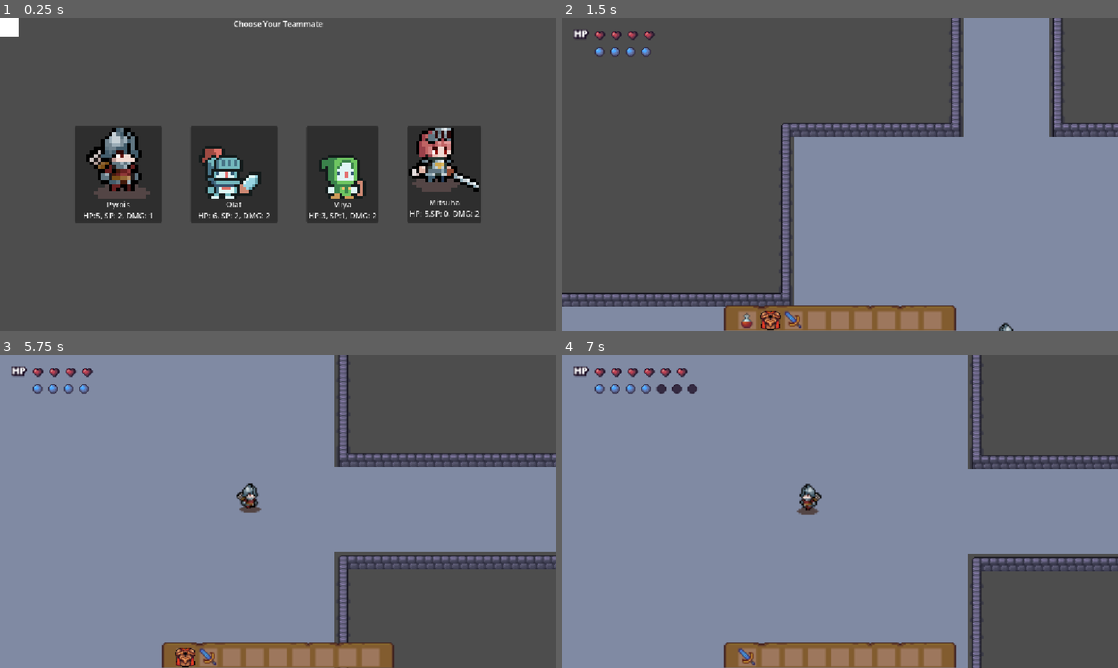
Above: before the commit, frames 1-4 (two rows, left to right).
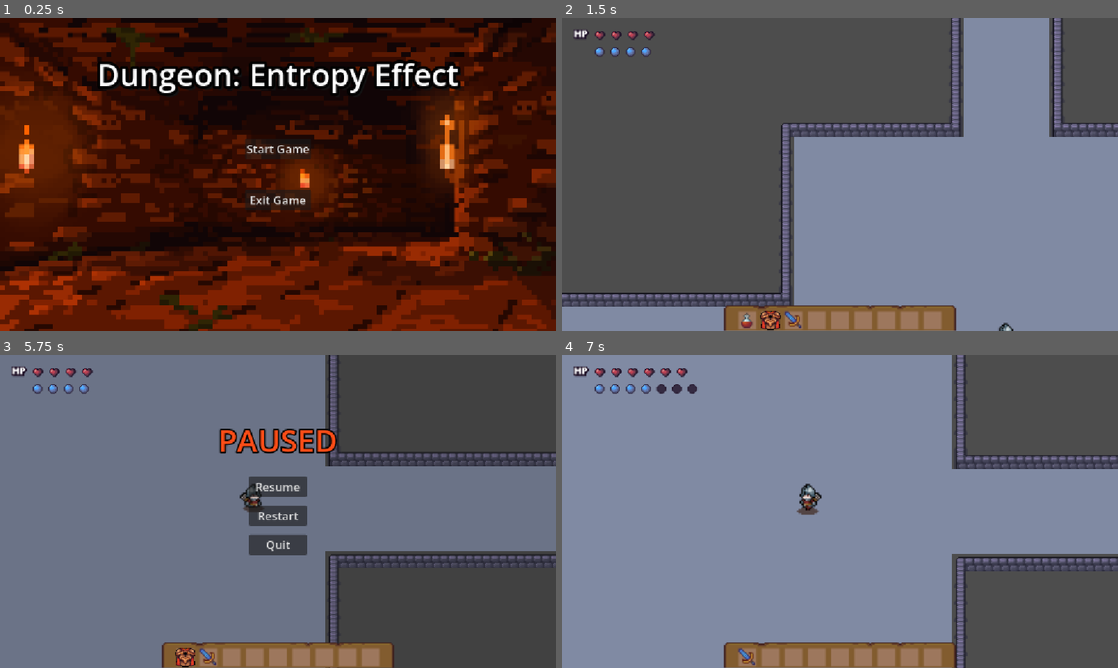
Above: after the commit, the same moments.

Repository: Gumaisme2005/Keep-Fighting-And-Earning
Game: Godot game, scene res://Menu/main menu/main_menu.tscn
Same seed, same stepped clock (60 frames per second), same inputs: the game is played once before the commit and once after it. Before the commit the project starts from res://Scene/UI/CharacterSelect.tscn.
Inputs (mouse positions are in pixels of both pictures, inside the frame that each line leads up to):
- Up to frame 1 (0.25 s): no input
- Up to frame 2 (1.5 s): click (840, 149) at 0.5 s, where only the run after the commit has a clickable "Start Game"; click "Pyrois HP:5, SP: 2, DMG: 1" at 1.25 s
- Up to frame 3 (5.75 s): tap Enter at 2 s; move the mouse to (400, 495) at 2.02 s; hold D (move_right) 2.03-2.78 s; click (400, 495) at 2.1 s; move the mouse to (166, 527) at 2.77 s; hold S (move_down) 2.78-3.53 s; tap 1 at 2.85 s; move the mouse to (333, 442) at 3.52 s; hold D (move_right) 3.53-4.28 s; tap 9 at 3.6 s; move the mouse to (250, 574) at 4.27 s; hold W (move_up) 4.28-5.03 s; tap E at 4.35 s; move the mouse to (444, 558) at 5.02 s; hold A (move_left) from 5.03 s (still down); click (444, 558) at 5.1 s; tap Escape (esc, bound only after the commit) at 5.65 s
- Up to frame 4 (7 s): release A (move_left) at 5.75 s; click (840, 486) at 5.75 s, where only the run after the commit has a clickable "Resume"; move the mouse to (673, 464) at 6.52 s; hold A (move_left) from 6.53 s (still down); tap 1 at 6.6 s

The runs differ from the first frame. In frame 1, 100% of the frame differs, in the area x 0-100%, y 0-100%; in frame 2, nothing differs; in frame 3, 71%; in frame 4, 3.3%.

Commit message:
Update game

Diff:
--- /dev/null
+++ b/Menu/game over menu/game_over_menu.gd
@@ -0,0 +1,22 @@
+extends Control
+
+func _ready() -> void:
+	process_mode = Node.PROCESS_MODE_ALWAYS
+	add_to_group("game_over_menu")
+	hide()
+
+func pause() -> void:
+	var pause_menu := get_node_or_null("../pause_menu")
+	if pause_menu != null:
+		pause_menu.hide()
+	show()
+	get_tree().paused = true
+	$MarginContainer/HBoxContainer/VBoxContainer/Retry_button.grab_focus()
+
+func _on_retry_button_pressed() -> void:
+	get_tree().paused = false
+	get_tree().change_scene_to_file("res://Scene/UI/CharacterSelect.tscn")
+
+func _on_exit_button_pressed() -> void:
+	get_tree().paused = false
+	get_tree().quit()
--- /dev/null
+++ b/Menu/game over menu/game_over_menu.tscn
@@ -0,0 +1,90 @@
+[gd_scene format=3 uid="uid://ck6udcm1nm3os"]
+
+[ext_resource type="Script" uid="uid://cjut7d07c1p4p" path="res://Menu/game over menu/game_over_menu.gd" id="1_64ni6"]
+
+[sub_resource type="SystemFont" id="SystemFont_u2xv2"]
+font_names = PackedStringArray("Impact")
+subpixel_positioning = 0
+
+[sub_resource type="SystemFont" id="SystemFont_icuge"]
+font_names = PackedStringArray("Impact")
+subpixel_positioning = 0
+
+[node name="game_over_menu" type="Control" unique_id=445345640]
+process_mode = 3
+layout_mode = 3
+anchors_preset = 15
+anchor_right = 1.0
+anchor_bottom = 1.0
+grow_horizontal = 2
+grow_vertical = 2
+script = ExtResource("1_64ni6")
+
+[node name="ColorRect" type="ColorRect" parent="." unique_id=590316044]
+layout_mode = 1
+anchors_preset = 15
+anchor_right = 1.0
+anchor_bottom = 1.0
+grow_horizontal = 2
+grow_vertical = 2
+color = Color(0.07058824, 0.07058824, 0.07058824, 0.19215687)
+
+[node name="MarginContainer" type="MarginContainer" parent="." unique_id=1659788909]
+layout_mode = 1
+anchors_preset = 15
+anchor_right = 1.0
+anchor_bottom = 1.0
+grow_horizontal = 2
+grow_vertical = 2
+theme_override_constants/margin_left = 12
+theme_override_constants/margin_top = 12
+theme_override_constants/margin_right = 12
+theme_override_constants/margin_bottom = 12
+
+[node name="VBoxContainer" type="VBoxContainer" parent="MarginContainer" unique_id=431141369]
+layout_mode = 2
+theme_override_constants/separation = 120
+
+[node name="Seperater" type="Control" parent="MarginContainer/VBoxContainer" unique_id=1577238324]
+layout_mode = 2
+
+[node name="Label" type="Label" parent="MarginContainer/VBoxContainer" unique_id=49368095]
+layout_mode = 2
+theme_override_colors/font_color = Color(1, 0.3019608, 0.09019608, 1)
+theme_override_colors/font_shadow_color = Color(0, 0, 0, 1)
+theme_override_colors/font_outline_color = Color(0, 0, 0, 1)
+theme_override_constants/outline_size = 12
+theme_override_fonts/font = SubResource("SystemFont_u2xv2")
+theme_override_font_sizes/font_size = 64
+text = "GAME OVER"
+horizontal_alignment = 1
+vertical_alignment = 1
+
+[node name="HBoxContainer" type="HBoxContainer" parent="MarginContainer" unique_id=1211527400]
+layout_mode = 2
+alignment = 1
+
+[node name="VBoxContainer" type="VBoxContainer" parent="MarginContainer/HBoxContainer" unique_id=1179487881]
+layout_mode = 2
+theme_override_constants/separation = 18
+alignment = 1
+
+[node name="Seperater" type="Control" parent="MarginContainer/HBoxContainer/VBoxContainer" unique_id=1329163210]
+layout_mode = 2
+
+[node name="Retry_button" type="Button" parent="MarginContainer/HBoxContainer/VBoxContainer" unique_id=1545327969]
+custom_minimum_size = Vector2(120, 32)
+layout_mode = 2
+theme_override_fonts/font = SubResource("SystemFont_icuge")
+theme_override_font_sizes/font_size = 24
+text = "Retry"
+
+[node name="Exit_button" type="Button" parent="MarginContainer/HBoxContainer/VBoxContainer" unique_id=281275448]
+custom_minimum_size = Vector2(120, 32)
+layout_mode = 2
+theme_override_fonts/font = SubResource("SystemFont_icuge")
+theme_override_font_sizes/font_size = 24
+text = "Quit"
+
+[connection signal="pressed" from="MarginContainer/HBoxContainer/VBoxContainer/Retry_button" to="." method="_on_retry_button_pressed"]
+[connection signal="pressed" from="MarginContainer/HBoxContainer/VBoxContainer/Exit_button" to="." method="_on_exit_button_pressed"]
--- /dev/null
+++ b/Menu/main menu/main_menu.gd
@@ -0,0 +1,17 @@
+class_name MainMenu
+extends Control
+
+@onready var start_button: Button = $MarginContainer/HBoxContainer/VBoxContainer/Start_button as Button
+
+@onready var exit_button: Button = $MarginContainer/HBoxContainer/VBoxContainer/Exit_button as Button
+@onready var start_level = preload("res://Scene/UI/CharacterSelect.tscn") as PackedScene
+
+func _ready():
+	start_button.button_down.connect(on_start_pressed)
+	exit_button.button_down.connect(on_exit_pressed)
+
+func on_start_pressed() -> void:
+	get_tree().change_scene_to_packed(start_level)
+
+func on_exit_pressed() -> void:
+	get_tree().quit()
--- /dev/null
+++ b/Menu/main menu/main_menu.tscn
@@ -0,0 +1,90 @@
+[gd_scene format=3 uid="uid://xvemgenba6x2"]
+
+[ext_resource type="Script" uid="uid://bwp8oxkw0i6tm" path="res://Menu/main menu/main_menu.gd" id="1_8f8xy"]
+[ext_resource type="Texture2D" uid="uid://dahpbk2urojhs" path="res://Assets/UI/Background/Dungeon.png" id="1_cok42"]
+
+[sub_resource type="SystemFont" id="SystemFont_8f8xy"]
+font_names = PackedStringArray("Impact")
+
+[sub_resource type="SystemFont" id="SystemFont_tvcto"]
+font_names = PackedStringArray("Impact")
+subpixel_positioning = 0
+
+[node name="Main_menu" type="Control" unique_id=985923920]
+layout_mode = 3
+anchors_preset = 15
+anchor_right = 1.0
+anchor_bottom = 1.0
+grow_horizontal = 2
+grow_vertical = 2
+script = ExtResource("1_8f8xy")
+
+[node name="TextureRect" type="TextureRect" parent="." unique_id=630761748]
+layout_mode = 1
+anchors_preset = 15
+anchor_right = 1.0
+anchor_bottom = 1.0
+grow_horizontal = 2
+grow_vertical = 2
+texture = ExtResource("1_cok42")
+
+[node name="MarginContainer" type="MarginContainer" parent="." unique_id=160568915]
+layout_mode = 1
+anchors_preset = 15
+anchor_right = 1.0
+anchor_bottom = 1.0
+grow_horizontal = 2
+grow_vertical = 2
+theme_override_constants/margin_left = 12
+theme_override_constants/margin_top = 12
+theme_override_constants/margin_right = 12
+theme_override_constants/margin_bottom = 12
+
+[node name="VBoxContainer" type="VBoxContainer" parent="MarginContainer" unique_id=1546792913]
+layout_mode = 2
+theme_override_constants/separation = 60
+
+[node name="Seperator" type="Control" parent="MarginContainer/VBoxContainer" unique_id=1805553697]
+layout_mode = 2
+
+[node name="Label" type="Label" parent="MarginContainer/VBoxContainer" unique_id=2029599157]
+layout_mode = 2
+theme_override_colors/font_shadow_color = Color(0.07058824, 0.07058824, 0.07058824, 1)
+theme_override_colors/font_outline_color = Color(0, 0, 0, 1)
+theme_override_constants/shadow_offset_x = 7
+theme_override_constants/shadow_offset_y = 7
+theme_override_constants/outline_size = 24
+theme_override_fonts/font = SubResource("SystemFont_8f8xy")
+theme_override_font_sizes/font_size = 64
+text = "Dungeon: Entropy Effect"
+horizontal_alignment = 1
+vertical_alignment = 1
+
+[node name="HBoxContainer" type="HBoxContainer" parent="MarginContainer" unique_id=1321641101]
+layout_mode = 2
+alignment = 1
+
+[node name="VBoxContainer" type="VBoxContainer" parent="MarginContainer/HBoxContainer" unique_id=1143167629]
+layout_mode = 2
+theme_override_constants/separation = 32
+alignment = 1
+
+[node name="Start_button" type="Button" parent="MarginContainer/HBoxContainer/VBoxContainer" unique_id=852765382]
+custom_minimum_size = Vector2(120, 32)
+layout_mode = 2
+theme_override_fonts/font = SubResource("SystemFont_tvcto")
+theme_override_font_sizes/font_size = 24
+text = "Start Game"
+
+[node name="Seperator3" type="Control" parent="MarginContainer/HBoxContainer/VBoxContainer" unique_id=2101794756]
+layout_mode = 2
+
+[node name="Exit_button" type="Button" parent="MarginContainer/HBoxContainer/VBoxContainer" unique_id=246778902]
+custom_minimum_size = Vector2(120, 32)
+layout_mode = 2
+theme_override_fonts/font = SubResource("SystemFont_tvcto")
+theme_override_font_sizes/font_size = 24
+text = "Exit Game"
+
+[connection signal="pressed" from="MarginContainer/HBoxContainer/VBoxContainer/Start_button" to="." method="_on_start_button_pressed"]
+[connection signal="pressed" from="MarginContainer/HBoxContainer/VBoxContainer/Exit_button" to="." method="_on_exit_button_pressed"]
--- /dev/null
+++ b/Menu/pause menu/pause_menu.gd
@@ -0,0 +1,35 @@
+
+extends Control
+
+func _ready() -> void:
+	process_mode = Node.PROCESS_MODE_ALWAYS
+	hide()
+
+func _unhandled_input(event: InputEvent) -> void:
+	var game_over_menu := get_tree().get_first_node_in_group("game_over_menu")
+	if game_over_menu != null and game_over_menu.is_visible_in_tree():
+		return
+	if event.is_action_pressed("esc") and not event.is_echo():
+		if get_tree().paused:
+			resume()
+		else:
+			pause()
+
+func resume() -> void:
+	get_tree().paused = false
+	hide()
+
+func pause() -> void:
+	show()
+	get_tree().paused = true
+
+func _on_resume_button_pressed() -> void:
+	resume()
+
+func _on_restart_button_pressed() -> void:
+	get_tree().paused = false
+	get_tree().reload_current_scene()
+
+func _on_exit_button_pressed() -> void:
+	get_tree().paused = false
+	get_tree().quit()
--- /dev/null
+++ b/Menu/pause menu/pause_menu.tscn
@@ -0,0 +1,96 @@
+[gd_scene format=3 uid="uid://cxuf6kvn5wh7r"]
+
+[ext_resource type="Script" uid="uid://c316i2wh2ph5v" path="res://Menu/pause menu/pause_menu.gd" id="1_icuge"]
+
+[sub_resource type="SystemFont" id="SystemFont_u2xv2"]
+font_names = PackedStringArray("Impact")
+
+[sub_resource type="SystemFont" id="SystemFont_icuge"]
+font_names = PackedStringArray("Impact")
+
+[node name="pause_menu" type="Control" unique_id=445345640]
+process_mode = 3
+layout_mode = 3
+anchors_preset = 15
+anchor_right = 1.0
+anchor_bottom = 1.0
+grow_horizontal = 2
+grow_vertical = 2
+script = ExtResource("1_icuge")
+
+[node name="ColorRect" type="ColorRect" parent="." unique_id=590316044]
+layout_mode = 1
+anchors_preset = 15
+anchor_right = 1.0
+anchor_bottom = 1.0
+grow_horizontal = 2
+grow_vertical = 2
+color = Color(0.07058824, 0.07058824, 0.07058824, 0.19215687)
+
+[node name="MarginContainer" type="MarginContainer" parent="." unique_id=1659788909]
+layout_mode = 1
+anchors_preset = 15
+anchor_right = 1.0
+anchor_bottom = 1.0
+grow_horizontal = 2
+grow_vertical = 2
+theme_override_constants/margin_left = 12
+theme_override_constants/margin_top = 12
+theme_override_constants/margin_right = 12
+theme_override_constants/margin_bottom = 12
+
+[node name="VBoxContainer" type="VBoxContainer" parent="MarginContainer" unique_id=431141369]
+layout_mode = 2
+theme_override_constants/separation = 120
+
+[node name="Seperater" type="Control" parent="MarginContainer/VBoxContainer" unique_id=1577238324]
+layout_mode = 2
+
+[node name="Label" type="Label" parent="MarginContainer/VBoxContainer" unique_id=49368095]
+layout_mode = 2
+theme_override_colors/font_color = Color(1, 0.3019608, 0.09019608, 1)
+theme_override_colors/font_shadow_color = Color(0, 0, 0, 1)
+theme_override_colors/font_outline_color = Color(0, 0, 0, 1)
+theme_override_constants/outline_size = 12
+theme_override_fonts/font = SubResource("SystemFont_u2xv2")
+theme_override_font_sizes/font_size = 64
+text = "PAUSED"
+horizontal_alignment = 1
+vertical_alignment = 1
+
+[node name="HBoxContainer" type="HBoxContainer" parent="MarginContainer" unique_id=1211527400]
+layout_mode = 2
+alignment = 1
+
+[node name="VBoxContainer" type="VBoxContainer" parent="MarginContainer/HBoxContainer" unique_id=1179487881]
+layout_mode = 2
+theme_override_constants/separation = 18
+alignment = 1
+
+[node name="Seperater" type="Control" parent="MarginContainer/HBoxContainer/VBoxContainer" unique_id=1329163210]
+layout_mode = 2
+
+[node name="Resume_button" type="Button" parent="MarginContainer/HBoxContainer/VBoxContainer" unique_id=543751656]
+custom_minimum_size = Vector2(120, 32)
+layout_mode = 2
+theme_override_fonts/font = SubResource("SystemFont_icuge")
+theme_override_font_sizes/font_size = 24
+text = "Resume"
+
+[node name="Restart_button" type="Button" parent="MarginContainer/HBoxContainer/VBoxContainer" unique_id=1545327969]
+custom_minimum_size = Vector2(120, 32)
+layout_mode = 2
+theme_override_fonts/font = SubResource("SystemFont_icuge")
+theme_override_font_sizes/font_size = 24
+text = "Restart"
+
+[node name="Exit_button" type="Button" parent="MarginContainer/HBoxContainer/VBoxContainer" unique_id=281275448]
+custom_minimum_size = Vector2(120, 32)
+layout_mode = 2
+theme_override_fonts/font = SubResource("SystemFont_icuge")
+theme_override_font_sizes/font_size = 24
+text = "Quit"
+
+[connection signal="pressed" from="MarginContainer/HBoxContainer/VBoxContainer/Resume_button" to="." method="_on_resume_button_pressed"]
+[connection signal="pressed" from="MarginContainer/HBoxContainer/VBoxContainer/Restart_button" to="." method="_on_restart_button_pressed"]
+[connection signal="pressed" from="MarginContainer/HBoxContainer/VBoxContainer/Exit_button" to="." method="_on_exit_button_pressed"]
--- a/Scene/Character/Player 1_Pyrois/player.gd
+++ b/Scene/Character/Player 1_Pyrois/player.gd
@@ -149,7 +149,7 @@
 				$PlayerHurtbox/CollisionShape2D.set_deferred("disabled", true)
 
 			await get_tree().create_timer(2.0).timeout
-			get_tree().change_scene_to_file("res://Scene/UI/CharacterSelect.tscn")
+			get_tree().call_group("game_over_menu", "pause")
 
 func start_invincibility() -> void:
 	is_invincible = true
--- a/project.godot
+++ b/project.godot
@@ -11,7 +11,7 @@
 [application]
 
 config/name="Keep Fighting And Earning"
-run/main_scene="uid://0v00bp2oh1wx"
+run/main_scene="uid://xvemgenba6x2"
 config/features=PackedStringArray("4.7", "GL Compatibility")
 
 [autoload]
@@ -60,6 +60,11 @@
 "events": [Object(InputEventMouseButton,"resource_local_to_scene":false,"resource_name":"","device":-1,"window_id":0,"a …(258 unchanged characters)…
 ]
 }
+esc={
+"deadzone": 0.2,
+"events": [Object(InputEventKey,"resource_local_to_scene":false,"resource_name":"","device":-1,"window_id":0,"alt_pressed":false,"shift_pressed":false,"ctrl_pressed":false,"meta_pressed":false,"pressed":false,"keycode":0,"physical_keycode":4194305,"key_label":0,"unicode":0,"location":0,"echo":false,"script":null)
+]
+}
 
 [physics]
 
--- a/world.tscn
+++ b/world.tscn
@@ -1,6 +1,8 @@
 [gd_scene format=3 uid="uid://cpcn5e3epu68a"]
 
 [ext_resource type="Texture2D" uid="uid://ij34crdb1rh4" path="res://Assets/Map/Objects.png" id="2_tlwt5"]
+[ext_resource type="PackedScene" uid="uid://cxuf6kvn5wh7r" path="res://Menu/pause menu/pause_menu.tscn" id="4_aqk2v"]
+[ext_resource type="PackedScene" path="res://Menu/game over menu/game_over_menu.tscn" id="7_game_over"]
 [ext_resource type="Texture2D" uid="uid://chuifes2qyj7j" path="res://Assets/Map/walls_floor.png" id="5_036b0"]
 [ext_resource type="Script" uid="uid://cmiei2e6vb4e2" path="res://Scene/Map/dungeon_generator.gd" id="6_dwbse"]
 
@@ -598,3 +600,9 @@
 layer_2/name = "Doors"
 layer_2/y_sort_enabled = true
 script = ExtResource("6_dwbse")
+
+[node name="CanvasLayer" type="CanvasLayer" parent="." unique_id=439789130]
+
+[node name="pause_menu" parent="CanvasLayer" unique_id=445345640 instance=ExtResource("4_aqk2v")]
+
+[node name="game_over_menu" parent="CanvasLayer" instance=ExtResource("7_game_over")]
Binary file added: Assets/UI/Background/Dungeon.png
Not shown, added: Assets/UI/Background/Dungeon.png.import
Not shown, added: Menu/game over menu/game_over_menu.gd.uid
Not shown, added: Menu/main menu/main_menu.gd.uid
Not shown, added: Menu/pause menu/pause_menu.gd.uid
